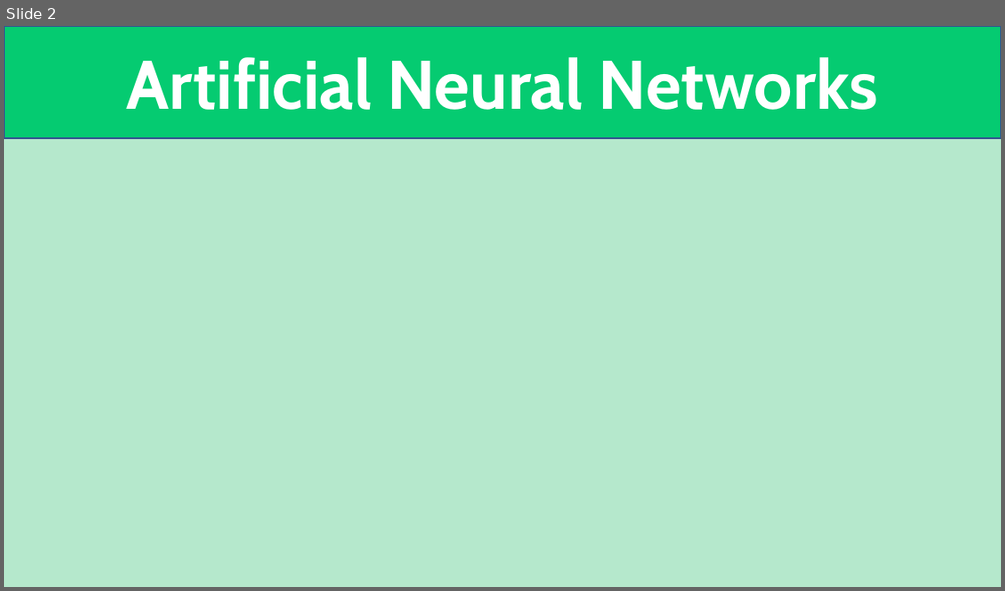
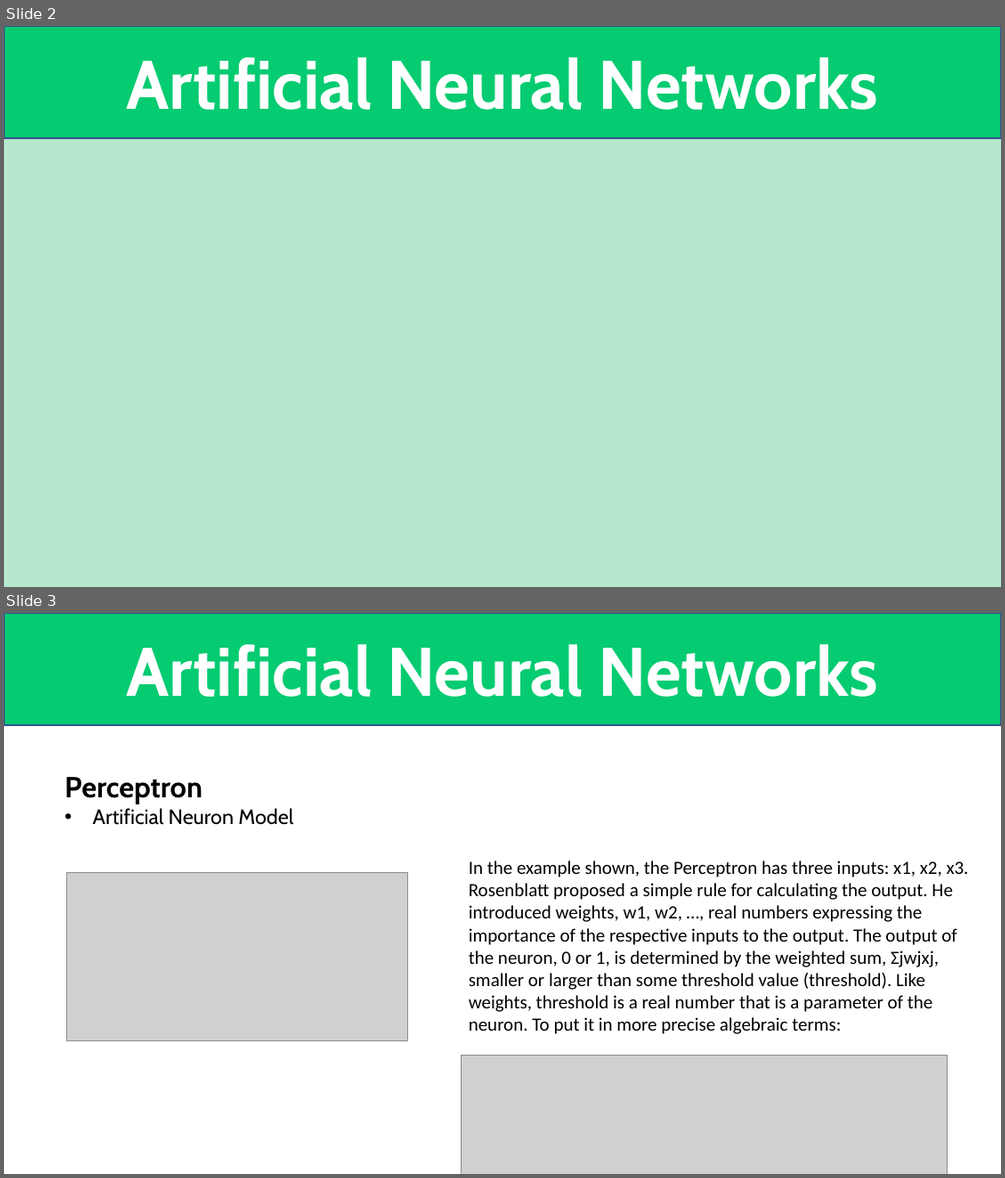
Before and after one commit to DataScience-2021/Analytics-Vidhya, a slide deck: _Neural_Networks/Neural_Networks - Projeto.pptx. Shown one above the other, each under a label of ours: slide 2 before the commit, slides 2 and 3 after it. The pictures are 1005x591 and 1005x1178 pixels, drawn with LibreOffice and Linux fonts; fonts in the diff are those of the drawing; grey boxes stand for pictures; background and template pictures are left out. Boxes give left, top, right and bottom in pixels: in the first picture for what was removed or moved away, otherwise in the second. Text is boxed around its words. In the diff, an @@ line names an element or a change of style, - is before the commit and + after.

Commit message:
update neural networks - 3

```diff
--- a/_Neural_Networks/Neural_Networks - Projeto.pptx
+++ b/_Neural_Networks/Neural_Networks - Projeto.pptx
@@ slide 3 added at box(4, 613, 1001, 1174), background #FFFFFF @@
@@ rectangle added at box(4, 613, 1001, 725), fill #05CB71, outline #325491 1 pt, 66 pt, text #FFFFFF, bold @@
+Artificial Neural Networks
@@ text added at box(65, 777, 293, 825), 20 pt, text #000000 @@
+Perceptron
+• Artificial Neuron Model
@@ picture added at box(67, 873, 408, 1041) @@
@@ text added at box(469, 860, 969, 1034), 18 pt, text #000000 @@
+In the example shown, the Perceptron has three inputs: x1, x2, x3. Rosenblatt proposed a simple rule for calculating the output. He introduced weights, w1, w2, …, real numbers expressing the importance of the respective inputs to the output. The output of the neuron, 0 or 1, is determined by the weighted sum, Σjwjxj, smaller or larger than some threshold value (threshold). Like weights, threshold is a real number that is a parameter of the neuron. To put it in more precise algebraic terms:
@@ picture added at box(461, 1055, 947, 1174) @@
```
Also in this commit, not shown: 8 other files.
